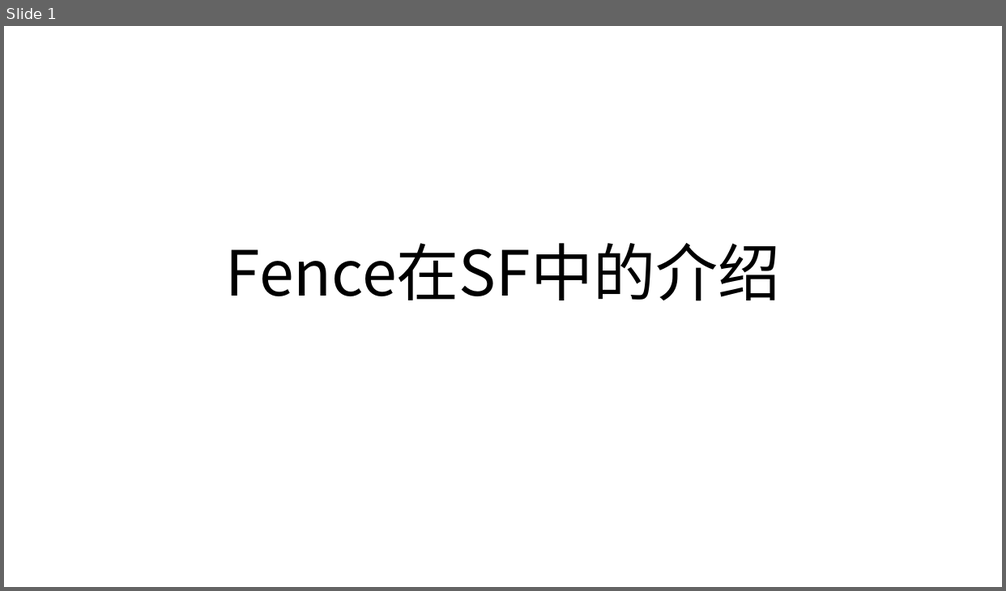
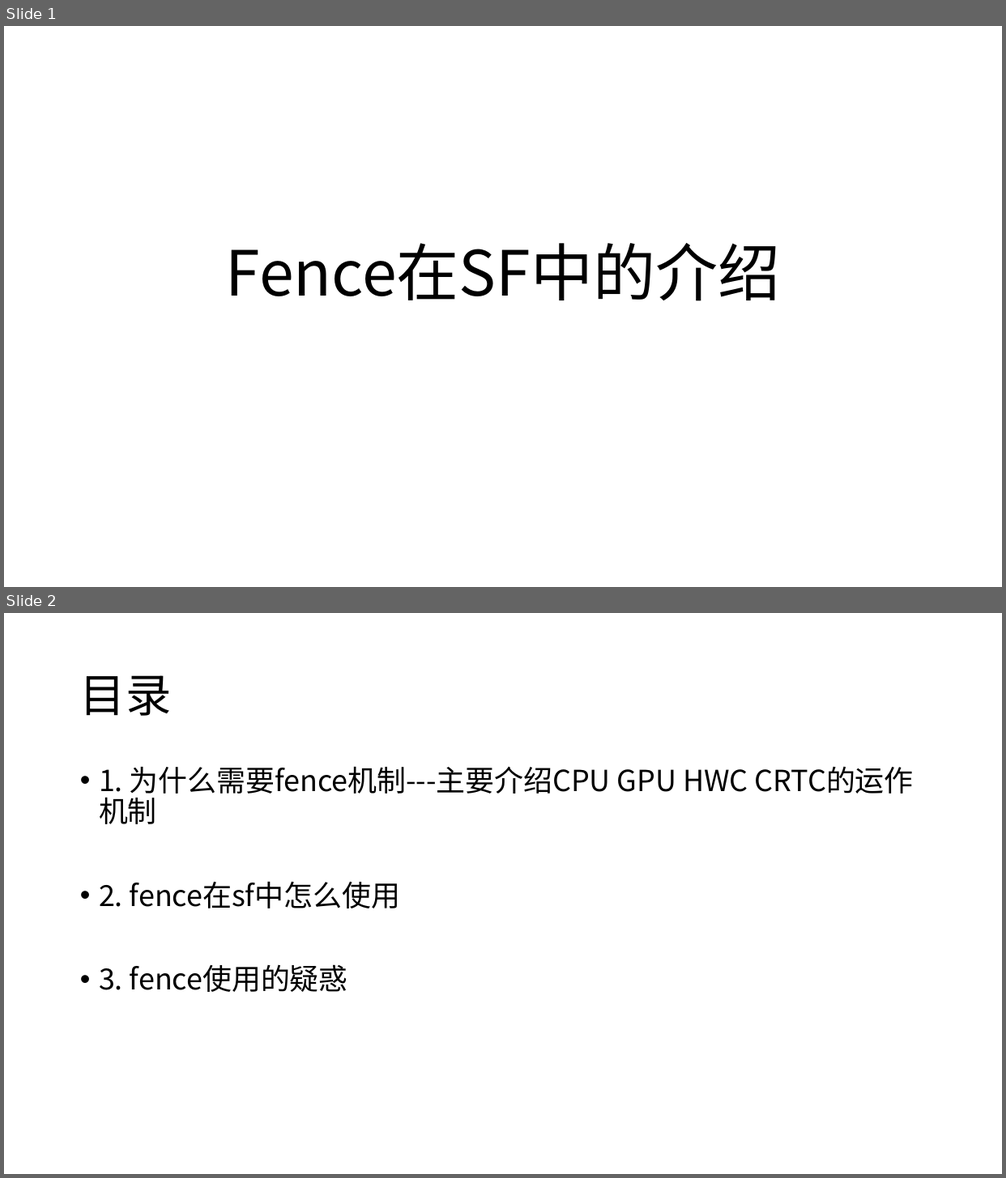
Before and after one commit to 627656505/12_203, a slide deck: fence介绍.pptx. Shown one above the other, each under a label of ours: slide 1 before the commit, slides 1 and 2 after it. The pictures are 1006x591 and 1006x1178 pixels, drawn with LibreOffice and Linux fonts; fonts in the diff are those of the drawing. Boxes give left, top, right and bottom in pixels: in the first picture for what was removed or moved away, otherwise in the second. Text is boxed around its words. In the diff, an @@ line names an element or a change of style, - is before the commit and + after.

```diff
--- a/fence介绍.pptx
+++ b/fence介绍.pptx
@@ slide 2 added at (4,613,1002,1174), background #FFFFFF @@
@@ title added at (80,675,172,716), 44 pt, text #000000 @@
+目录
@@ text added at (99,766,748,992), 28 pt, text #000000 @@
+• 1. 为什么需要fence机制---主要介绍CPU GPU HWC CRTC的运作机制
+• 2. fence在sf中怎么使用
+• 3. fence使用的疑惑
```
Also in this commit, not shown: 3 other slides added.
